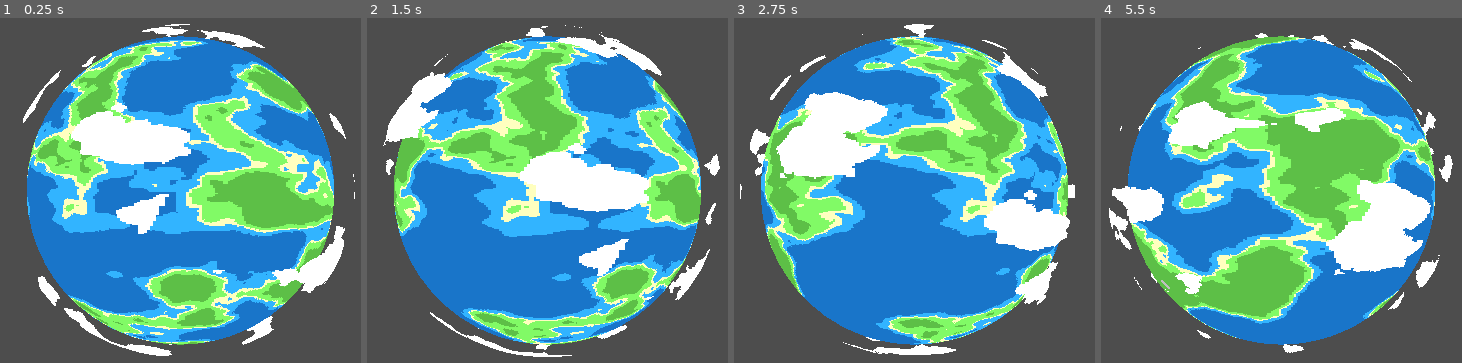
Above: before the commit, frames 1-4 (left to right).
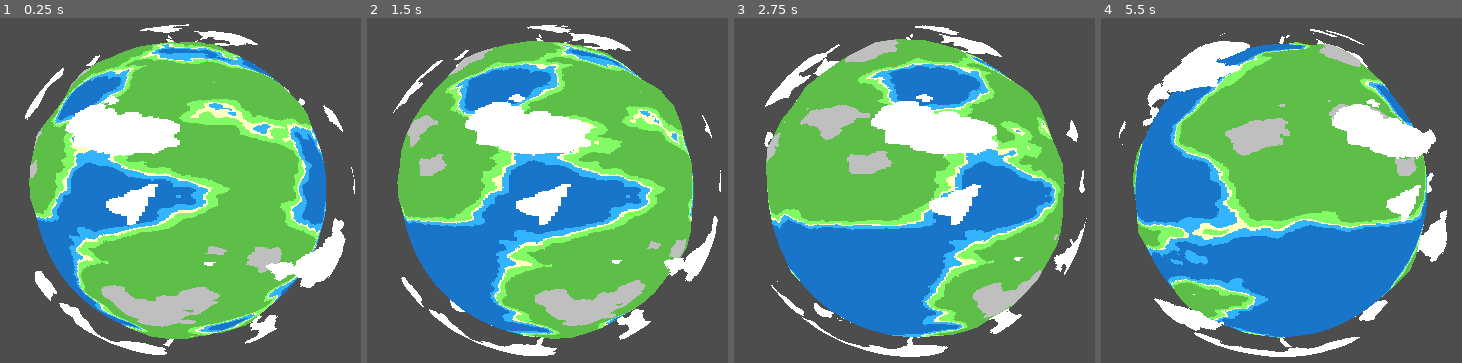
Above: after the commit, the same moments.

Repository: OccultParrot/pixel-planet
Game: Godot game, scene res://scenes/root.tscn
The game is run twice, just before and just after one commit, with the same random seed, the same clock (stepped at 60 frames per second) and the same inputs.
Inputs:
- Up to frame 1 (0.25 s): no input
- Up to frame 2 (1.5 s): no input
- Up to frame 3 (2.75 s): no input
- Up to frame 4 (5.5 s): no input

The runs differ from the first frame. In frame 1, 49% of the frame differs, in the area x 6-99%, y 1-98%; in frame 2, 53%, in the area x 4-99%, y 2-99%; in frame 3, 49%; in frame 4, 48%.

Commit message:
Added 'dist_to_equator', and for now we just are drawing a slightly lighter color on top. Also added bumpy mountains.

Diff:
--- a/scenes/root.tscn
+++ b/scenes/root.tscn
@@ -17,26 +17,26 @@
 shader_parameter/noise = SubResource("NoiseTexture2D_jh1ax")
 shader_parameter/pixel_size = 600
 shader_parameter/cloud_threshold = 0.7
-shader_parameter/time_scale = 0.417
 
 [sub_resource type="SphereMesh" id="SphereMesh_j287u"]
 material = SubResource("ShaderMaterial_kycxp")
 radius = 0.55
 height = 1.05
 
-[sub_resource type="FastNoiseLite" id="FastNoiseLite_twpsu"]
+[sub_resource type="FastNoiseLite" id="FastNoiseLite_j287u"]
 noise_type = 3
+seed = 7
 
-[sub_resource type="NoiseTexture2D" id="NoiseTexture2D_lrqlo"]
+[sub_resource type="NoiseTexture2D" id="NoiseTexture2D_5sfjl"]
 seamless = true
-noise = SubResource("FastNoiseLite_twpsu")
+noise = SubResource("FastNoiseLite_j287u")
 
-[sub_resource type="ShaderMaterial" id="ShaderMaterial_twpsu"]
+[sub_resource type="ShaderMaterial" id="ShaderMaterial_3hfy5"]
 render_priority = 0
 shader = ExtResource("1_j5px3")
 shader_parameter/pixel_size = 600
-shader_parameter/noise = SubResource("NoiseTexture2D_lrqlo")
-shader_parameter/displacement_strength = 0.082
+shader_parameter/noise = SubResource("NoiseTexture2D_5sfjl")
+shader_parameter/displacement_coefficient = 0.5
 shader_parameter/mountain_threshold = 0.8
 shader_parameter/mountain_color = Color(0.749, 0.749, 0.749, 1)
 shader_parameter/forest_threshold = 0.55
@@ -48,9 +48,10 @@
 shader_parameter/shore_threshold = 0.43
 shader_parameter/shore_color = Color(0.2, 0.7059, 1, 1)
 shader_parameter/ocean_color = Color(0.1098, 0.4588, 0.7882, 1)
+shader_parameter/pole_threshold = 0.35
 
 [sub_resource type="SphereMesh" id="SphereMesh_vho56"]
-material = SubResource("ShaderMaterial_twpsu")
+material = SubResource("ShaderMaterial_3hfy5")
 
 [node name="Root" type="Node3D"]
 
--- a/scripts/clouds.gd
+++ b/scripts/clouds.gd
@@ -3,5 +3,4 @@
 @export_range(0, 100) var rotation_speed: float = 2
 
 func _physics_process(delta: float) -> void:
-	#rotate(Vector3(0, 1, 0).normalized(), rotation_speed / 1000)
-	pass
+	rotate(Vector3(0, 1, 0).normalized(), rotation_speed / 1000)
--- a/shaders/clouds.gdshader
+++ b/shaders/clouds.gdshader
@@ -4,10 +4,9 @@
 uniform sampler2D noise;
 uniform int pixel_size = 600;
 uniform float cloud_threshold = 0.7;
-uniform float time_scale: hint_range(0.0, 1.0) = 1.0;
 
 void fragment() {
-	float sample = texture(noise, floor((UV - TIME * time_scale / 10.0) * float(pixel_size)) / float(pixel_size)).r;
+	float sample = texture(noise, floor(UV * float(pixel_size)) / float(pixel_size)).r;
 	ALPHA = sample > cloud_threshold ? 1.0 : 0.0;
 	ALBEDO = vec3(1);
 }
--- a/shaders/planet.gdshader
+++ b/shaders/planet.gdshader
@@ -5,7 +5,7 @@
 
 group_uniforms Noise;
 uniform sampler2D noise;
-uniform float displacement_strength: hint_range(0.0, 2.0) = 0.5;
+uniform float displacement_coefficient: hint_range(0.0, 1.0) = 0.5;
 
 group_uniforms Mountains;
 uniform float mountain_threshold: hint_range(0.0, 1.0) = 0.8;
@@ -36,6 +36,15 @@
 uniform vec3 ocean_color: source_color = vec3(0.1098, 0.4588, 0.7882);
 group_uniforms;
 
+group_uniforms latitude;
+uniform float pole_threshold: hint_range(0.0, 1.0) = 0.35;
+group_uniforms;
+
+// Linear Interpolation Function.
+float lerp(float a, float b, float t) {
+	return a + (b - a) * t;
+}
+
 vec3 determine_color(float sample){
 	if (sample > mountain_threshold) {
 		return mountain_color;
@@ -53,13 +62,27 @@
 }
 
 void vertex() {
-	// UNCOMMENT TO MAKE BUMPY
-	//vec4 sample = texture(noise, UV);
-	//float displacement = sample.r * displacement_strength;
-	//VERTEX += NORMAL * displacement;
+	float sample = texture(noise, UV).r;
+	if (sample < grassland_threshold) {
+		sample = beach_threshold;
+	}
+
+	VERTEX = NORMAL * lerp(beach_threshold, sample, displacement_coefficient / 10.0);
 }
 
 void fragment() {
+	// The UV is a range from 0.0 -> 1.0, so 0.5 is the equator.
+	float dist_from_equator = distance(0.5, UV.y);
+
+	// The floor(UV * pixel_size) / pixel_size is how we make it pixelated.
+	// It has some weird artifacts we need to fix at large pixel sizes though... To do with the fact its a sphere I think
 	float sample = texture(noise, floor(UV * float(pixel_size)) / float(pixel_size)).r;
-	ALBEDO = determine_color(sample);
+
+	vec3 point_color =  determine_color(sample);
+
+	if (dist_from_equator > pole_threshold) {
+		point_color = min(point_color + vec3(0.1), vec3(1.0));
+	}
+
+	ALBEDO = point_color;
 }
